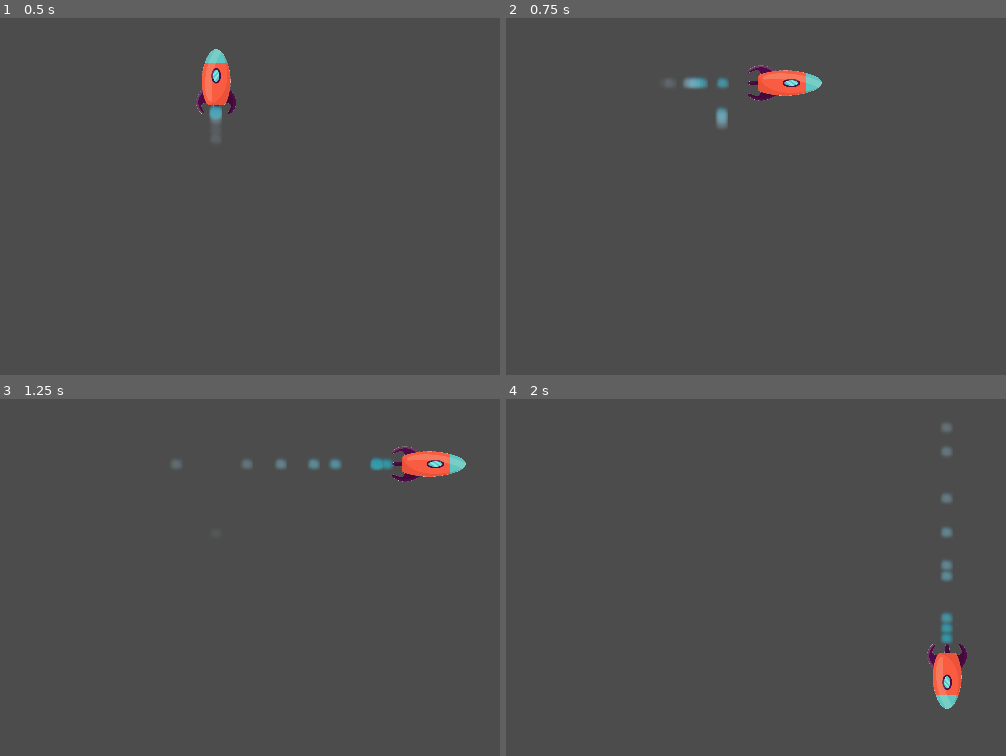
Above: before the commit, frames 1-4 (two rows, left to right).
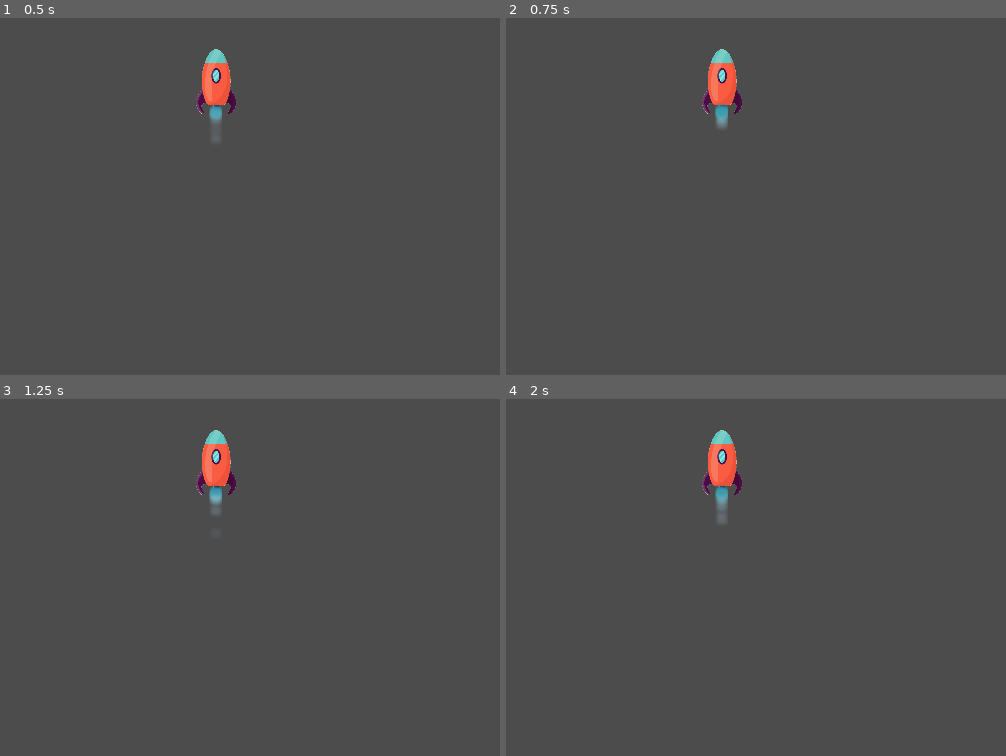
Above: after the commit, the same moments.

Repository: chapita3/BodyRescue
Game: Godot game, scene res://backup/SNave.tscn
Same seed, same stepped clock (60 frames per second), same inputs: the game is played once before the commit and once after it. This scene is started directly instead of the project's main scene.
Inputs (mouse positions are in pixels of both pictures, inside the frame that each line leads up to):
- Up to frame 1 (0.5 s): no input
- Up to frame 2 (0.75 s): tap Enter at 0.5 s; move the mouse to (866, 75) at 0.52 s; hold Right (ui_right) from 0.53 s (still down); click (866, 75) at 0.67 s
- Up to frame 3 (1.25 s): keep holding Right (ui_right)
- Up to frame 4 (2 s): move the mouse to (656, 534) at 1.27 s; release Right (ui_right) at 1.28 s; hold Down (ui_down) from 1.28 s (still down); click (656, 534) at 1.42 s

Frame 1 is identical in both runs. In frame 2, 2.1% of the frame differs, in the area x 32-64%, y 8-28%; in frame 3, 2.3%; in frame 4, 2.5%, in the area x 39-93%, y 6-87%.
Error in both runs: Attempt to call function 'look_at' in base 'null instance' on a null instance. (res://SNave.gd:20)

Commit message:
Movimiento con analogico

Diff:
--- a/Global.gd
+++ b/Global.gd
@@ -5,6 +5,7 @@
 var nave
 var record=0
 var activo=true
+var analogico = Vector2(0,0)
 
 var player = {
 #"username":"",
--- a/HUD_game.gd
+++ b/HUD_game.gd
@@ -32,6 +32,7 @@
 	$Vitamina.visible=true
 
 func _on_Level1_start_HUD1():
+	$Analog.visible=true
 	$Vidas.visible=true
 	$Vitamina.visible=true
 	$Reloj.visible=true
@@ -44,6 +45,7 @@
 	$BossPic.visible=false
 
 func _on_Level2_start_HUD2():
+	$Analog.visible=true
 	$Vidas.visible=true
 	$Vitamina.visible=true
 	$Reloj.visible=true
@@ -56,6 +58,7 @@
 	$BossPic.visible=false
 
 func _on_Level3_start_HUD3():
+	$Analog.visible=true
 	$Vidas.visible=true
 	$Vitamina.visible=true
 	$Reloj.visible=true
@@ -70,6 +73,7 @@
 	$Balascant.visible=true
 
 func _on_Level4_start_HUD4():
+	$Analog.visible=true
 	$Vidas.visible=true
 	$Vitamina.visible=true
 	$Reloj.visible=true
@@ -84,6 +88,7 @@
 	$Balascant.visible=true
 
 func hide_HUD():
+	$Analog.visible=false
 	$Vidas.visible=false
 	$Vitamina.visible=false
 	$Reloj.visible=false
--- a/HUD_game.tscn
+++ b/HUD_game.tscn
@@ -8,6 +8,7 @@
 [ext_resource path="res://Juego/bacterias_kills.png" type="Texture" id=6]
 [ext_resource path="res://Juego/boss_Normal.png" type="Texture" id=7]
 [ext_resource path="res://Juego/bala.png" type="Texture" id=8]
+[ext_resource path="res://analog/analog.tscn" type="PackedScene" id=9]
 
 [sub_resource type="DynamicFont" id=1]
 font_data = ExtResource( 3 )
@@ -203,11 +204,10 @@
 
 [node name="BalasPic" type="TextureRect" parent="."]
 visible = false
-margin_left = 49.371
-margin_top = 39.0237
-margin_right = 1083.37
-margin_bottom = 514.024
-rect_rotation = 270.0
+margin_left = 49.0
+margin_top = 5.0
+margin_right = 548.0
+margin_bottom = 1039.0
 rect_scale = Vector2( 0.035, 0.035 )
 texture = ExtResource( 8 )
 __meta__ = {
@@ -227,3 +227,6 @@
 __meta__ = {
 "_edit_use_anchors_": false
 }
+
+[node name="Analog" parent="." instance=ExtResource( 9 )]
+visible = false
--- a/Nave.gd
+++ b/Nave.gd
@@ -2,70 +2,121 @@
 
 export (int) var Velocidad
 var Movimiento = Vector2()
+var posAnt=Vector2()
 var limite
 var alive=true
 var aux
+var auxx
+var auxy
 signal golpe
 signal catch
 
 func _ready():
 	#hide()
 	$ImpulseArriba.emitting=true
+	$CollisionShapefrente.disabled=false
 	limite = get_viewport_rect().size
 
 func _process(delta):
+	#print(position)
 	Movimiento = Vector2()  #reinciar el valor
+	posAnt=position
 
-	if Input.is_action_pressed("ui_right"):
-		Movimiento.x += 1
-	if Input.is_action_pressed("ui_left"):
-		Movimiento.x -= 1
-	if Input.is_action_pressed("ui_down"):
-		Movimiento.y += 1
-	if Input.is_action_pressed("ui_up"):
-		Movimiento.y -= 1
+	#Para mover la nave con BOTONES ##################################
+	#if Input.is_action_pressed("ui_right"):
+	#	Movimiento.x += 1
+	#if Input.is_action_pressed("ui_left"):
+	#	Movimiento.x -= 1
+	#if Input.is_action_pressed("ui_down"):
+	#	Movimiento.y += 1
+	#if Input.is_action_pressed("ui_up"):
+	#	Movimiento.y -= 1
 
+	#if Movimiento.length() > 0:   #Verificar si se esta moviendo
+	#	Movimiento = Movimiento.normalized() * Velocidad  #NOrmalizar la velocidad
 
-	if Movimiento.length() > 0:   #Verificar si se esta moviendo
-		Movimiento = Movimiento.normalized() * Velocidad  #NOrmalizar la velocidad
+	#position += Movimiento * delta	#actualizar los movimientos
 
-	position += Movimiento * delta	#actualizar los movimientos
+#	if(Movimiento.x!=0&&Movimiento.y!=0):
+#		$CollisionShapefrente.disabled =true
+#		$CollisionShapelado.disabled=true
+#		$AnimatedSprite.animation="diag"
+#		auxx=Movimiento.x < 0
+#		auxy=Movimiento.y > 0
+#		$AnimatedSprite.flip_h = auxx
+#		$AnimatedSprite.flip_v = auxy
+#		enable_dig_collisionShapes(auxx,auxy)
+#		stop_emitions()
+#	elif (Movimiento.x != 0):   #posicionar al sprite depende de los movimientos
+#		#$AnimatedSprite.rotation=0
+#		$ImpulseAbajo.emitting=false
+#		$ImpulseArriba.emitting=false
+#		$AnimatedSprite.animation = "lado"
+#		aux=Movimiento.x < 0
+#		$AnimatedSprite.flip_h = aux
+#		if(aux):
+#			$ImpulseLadoDer.emitting=false
+#			$ImpulseLadoIzq.emitting=true
+#		else:
+#			$ImpulseLadoDer.emitting=true
+#			$ImpulseLadoIzq.emitting=false
+#		$CollisionShapediagder.disabled=true
+#		$CollisionShapediagizq.disabled=true
+#		$CollisionShapefrente.disabled = true
+#		$CollisionShapelado.disabled=false
+#	elif Movimiento.y != 0:
+#		#$AnimatedSprite.rotation=0
+#		$ImpulseLadoDer.emitting=false
+#		$ImpulseLadoIzq.emitting=false
+#		$AnimatedSprite.animation = "frente"
+#		aux=Movimiento.y > 0
+#		$AnimatedSprite.flip_v = aux
+#		if(aux):
+#			$ImpulseAbajo.emitting=true
+#			$ImpulseArriba.emitting=false
+#		else:
+#			$ImpulseAbajo.emitting=false
+#			$ImpulseArriba.emitting=true
+#		$CollisionShapediagder.disabled=true
+#		$CollisionShapediagizq.disabled=true
+#		$CollisionShapefrente.disabled =false
+#		$CollisionShapelado.disabled=true
+
+	#Para mover la nave con el ANALOGICO #####################
+	position.x+=Global.analogico.x *Velocidad*delta
+	position.y-=Global.analogico.y *Velocidad*delta
+
+	$ImpulseArriba.emitting=true
+	$CollisionShapefrente.disabled =false
+
 	position.x = clamp(position.x, 0, limite.x)
 	position.y = clamp(position.y, 0, limite.y)
 
-	if Movimiento.x != 0:   #posicionar al sprite depende de los movimientos
-		$ImpulseAbajo.emitting=false
-		$ImpulseArriba.emitting=false
-		$AnimatedSprite.animation = "lado"
-		aux=Movimiento.x < 0
-		$AnimatedSprite.flip_h = aux
-		if(aux):
-			$ImpulseLadoDer.emitting=false
-			$ImpulseLadoIzq.emitting=true
-		else:
-			$ImpulseLadoDer.emitting=true
-			$ImpulseLadoIzq.emitting=false
-		$CollisionShapefrente.disabled = true
-		$CollisionShapelado.disabled=false
-	elif Movimiento.y != 0:
-		$ImpulseLadoDer.emitting=false
-		$ImpulseLadoIzq.emitting=false
-		$AnimatedSprite.animation = "frente"
-		aux=Movimiento.y > 0
-		$AnimatedSprite.flip_v = aux
-		if(aux):
-			$ImpulseAbajo.emitting=true
-			$ImpulseArriba.emitting=false
-		else:
-			$ImpulseAbajo.emitting=false
-			$ImpulseArriba.emitting=true
-		$CollisionShapefrente.disabled =false
-		$CollisionShapelado.disabled=true
-	#else:
-	#	$AnimatedSprite.animation = "frente"
-	#	$CollisionShapefrente.disabled =false
-	#	$CollisionShapelado.disabled=true
+	var dir=Vector2(Global.analogico.y,Global.analogico.x)
 
+	look_at(get_transform().origin+dir)
+
+
+
+func stop_emitions():
+	$ImpulseAbajo.emitting=false
+	$ImpulseArriba.emitting=false
+	$ImpulseLadoDer.emitting=false
+	$ImpulseLadoIzq.emitting=false
+
+func enable_dig_collisionShapes(auxx,auxy):
+	if(!auxx&&!auxy):
+		$CollisionShapediagder.disabled=false
+		$CollisionShapediagizq.disabled=true
+	elif(auxx&&!auxy):
+		$CollisionShapediagder.disabled=true
+		$CollisionShapediagizq.disabled=false
+	elif(auxx&&auxy):
+		$CollisionShapediagder.disabled=false
+		$CollisionShapediagizq.disabled=true
+	else:
+		$CollisionShapediagder.disabled=true
+		$CollisionShapediagizq.disabled=false
 
 func _on_Nave_body_entered(body):  #cuando hay una colision con un cuerpo
 	$CollisionShapefrente.disabled = true
@@ -79,8 +130,6 @@
 	alive=true
 	position = pos   #mostrar el personaje
 	show()
-	$CollisionShapefrente.disabled =false
-	$CollisionShapelado.disabled=false
 
 func _on_Nave_area_entered(area):
 	emit_signal("catch")
--- a/Nave.tscn
+++ b/Nave.tscn
@@ -7,17 +7,23 @@
 [ext_resource path="res://ImpulseLadoDer.tscn" type="PackedScene" id=5]
 [ext_resource path="res://ImpulseLadoIzq.tscn" type="PackedScene" id=6]
 [ext_resource path="res://ImpulseAbajo.tscn" type="PackedScene" id=7]
+[ext_resource path="res://Juego/micronave-diag.png" type="Texture" id=8]
 
 [sub_resource type="SpriteFrames" id=1]
 animations = [ {
+"frames": [ ExtResource( 1 ) ],
+"loop": true,
+"name": "frente",
+"speed": 5.0
+}, {
 "frames": [ ExtResource( 2 ) ],
 "loop": true,
 "name": "lado",
 "speed": 5.0
 }, {
-"frames": [ ExtResource( 1 ) ],
+"frames": [ ExtResource( 8 ) ],
 "loop": true,
-"name": "frente",
+"name": "diag",
 "speed": 5.0
 } ]
 
@@ -41,22 +47,36 @@
 animation = "frente"
 
 [node name="CollisionShapefrente" type="CollisionShape2D" parent="."]
-visible = false
 position = Vector2( 1.33023, -3.43573 )
 shape = SubResource( 2 )
 
+[node name="CollisionShapediagder" type="CollisionShape2D" parent="."]
+position = Vector2( 1.33023, -3.43573 )
+rotation = 0.785398
+shape = SubResource( 2 )
+disabled = true
+
+[node name="CollisionShapediagizq" type="CollisionShape2D" parent="."]
+position = Vector2( 1.33023, -3.43573 )
+rotation = -0.785398
+shape = SubResource( 2 )
+disabled = true
+
 [node name="CollisionShapelado" type="CollisionShape2D" parent="."]
-visible = false
 position = Vector2( 6.65216, -1.15668 )
 rotation = 1.5708
 shape = SubResource( 3 )
+disabled = true
 
 [node name="ImpulseLadoDer" parent="." instance=ExtResource( 5 )]
+visible = false
+
+[node name="ImpulseAbajo" parent="." instance=ExtResource( 7 )]
+visible = false
 
 [node name="ImpulseArriba" parent="." instance=ExtResource( 4 )]
 
-[node name="ImpulseAbajo" parent="." instance=ExtResource( 7 )]
-
 [node name="ImpulseLadoIzq" parent="." instance=ExtResource( 6 )]
+visible = false
 [connection signal="area_entered" from="." to="." method="_on_Nave_area_entered"]
 [connection signal="body_entered" from="." to="." method="_on_Nave_body_entered"]
--- a/SNave.gd
+++ b/SNave.gd
@@ -20,8 +20,10 @@
 	$mira.look_at(mousePosition)
 
 func _input(event):
-	if(Global.activo && can_shot && event is InputEventMouseButton):
-		if event.button_index == BUTTON_LEFT and event.pressed:
+	var istouch = event is InputEventScreenTouch
+	var ismouse= event is InputEventMouseButton
+	if(Global.activo && can_shot && (istouch or ismouse)):
+		if ((event.button_index == BUTTON_LEFT or istouch) and event.pressed):
 			if(event.position != position):
 				var direction = (event.global_position - global_position).normalized()
 				var bala = BALA.instance()
--- a/SNave.tscn
+++ b/SNave.tscn
@@ -7,17 +7,23 @@
 [ext_resource path="res://ImpulseLadoDer.tscn" type="PackedScene" id=5]
 [ext_resource path="res://ImpulseLadoIzq.tscn" type="PackedScene" id=6]
 [ext_resource path="res://ImpulseAbajo.tscn" type="PackedScene" id=7]
+[ext_resource path="res://Juego/micronave-diag.png" type="Texture" id=8]
 
 [sub_resource type="SpriteFrames" id=1]
 animations = [ {
+"frames": [ ExtResource( 1 ) ],
+"loop": true,
+"name": "frente",
+"speed": 5.0
+}, {
 "frames": [ ExtResource( 2 ) ],
 "loop": true,
 "name": "lado",
 "speed": 5.0
 }, {
-"frames": [ ExtResource( 1 ) ],
+"frames": [ ExtResource( 8 ) ],
 "loop": true,
-"name": "frente",
+"name": "diag",
 "speed": 5.0
 } ]
 
@@ -45,26 +51,48 @@
 [node name="CollisionShapefrente" type="CollisionShape2D" parent="."]
 position = Vector2( 2.04346, -5.69153 )
 shape = SubResource( 2 )
+disabled = true
 
 [node name="CollisionShapelado" type="CollisionShape2D" parent="."]
 position = Vector2( 8.7323, -1.61395 )
 rotation = 1.5708
 shape = SubResource( 3 )
+disabled = true
+
+[node name="CollisionShapediagizq" type="CollisionShape2D" parent="."]
+visible = false
+position = Vector2( 8.7323, -1.61395 )
+rotation = -0.785398
+shape = SubResource( 3 )
+disabled = true
+
+[node name="CollisionShapediagder" type="CollisionShape2D" parent="."]
+visible = false
+position = Vector2( 8.7323, -1.61395 )
+rotation = 0.785398
+shape = SubResource( 3 )
+disabled = true
 
 [node name="ImpulseLadoDer" parent="." instance=ExtResource( 5 )]
+visible = false
 
 [node name="ImpulseArriba" parent="." instance=ExtResource( 4 )]
+visible = false
 
 [node name="ImpulseLadoIzq" parent="." instance=ExtResource( 6 )]
+visible = false
 position = Vector2( 30.7284, -1.9834 )
 scale = Vector2( 0.429708, 0.0366638 )
 
 [node name="ImpulseAbajo" parent="." instance=ExtResource( 7 )]
+visible = false
 
 [node name="PosicionDisparo" type="Position2D" parent="."]
+visible = false
 position = Vector2( 1.90262, -2.85391 )
 
 [node name="mira" type="RayCast2D" parent="."]
+visible = false
 position = Vector2( 1.94174, -2.21918 )
 enabled = true
 cast_to = Vector2( 70, 0 )
Not shown: 1 places in HUD_game.tscn that only renumber resources
Not shown: 1 places in Nave.tscn that only renumber resources
Not shown: 1 places in SNave.tscn that only renumber resources
